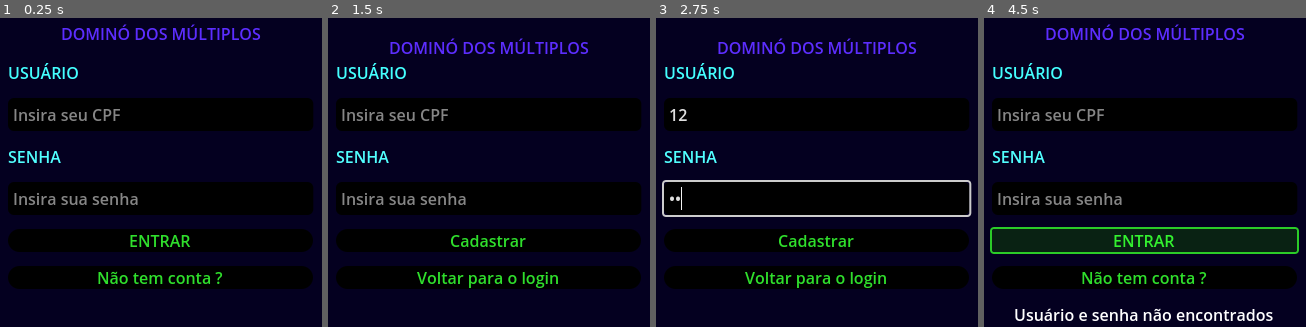
Above: before the commit, frames 1-4 (left to right).
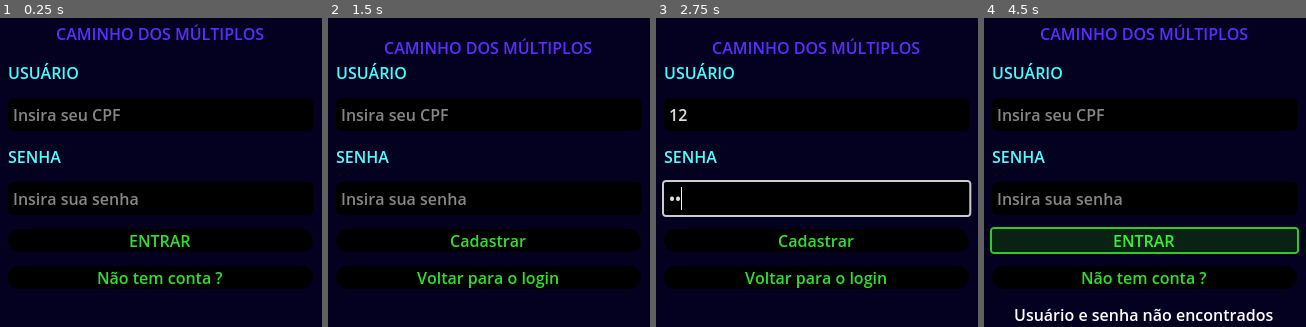
Above: after the commit, the same moments.

Repository: HEITORNERY/Jogo_Dos_M-ltiplos
Game: Godot game, scene res://scenes/login_scene.tscn
Two runs of this game, one before a commit and one after it. Both use one fixed random seed, a clock stepped at 60 frames per second and the inputs below.
Inputs (mouse positions are in pixels of both pictures, inside the frame that each line leads up to):
- Up to frame 1 (0.25 s): no input
- Up to frame 2 (1.5 s): click (489, 113) at 0.52 s; type "12" at 0.6 s; click (489, 197) at 0.75 s; type "12" at 0.83 s; click "Não tem conta ?" at 1.25 s
- Up to frame 3 (2.75 s): click (817, 113) at 2.02 s; type "12" at 2.1 s; click (817, 197) at 2.25 s; type "12" at 2.33 s
- Up to frame 4 (4.5 s): click "Cadastrar" at 2.75 s; click "Voltar para o login" at 3.5 s; click "ENTRAR" at 4.25 s

The runs differ from the first frame. In frame 1, 1.9% of the frame differs, in the area x 17-82%, y 1-8%; in frame 2, 1.9%; in frame 3, 1.9%; in frame 4, 1.9%.

Commit message:
Readme adicionado

Diff:
--- a/scenes/cadastro.tscn
+++ b/scenes/cadastro.tscn
@@ -47,7 +47,7 @@
 anchor_right = 1.0
 offset_bottom = 67.0
 grow_horizontal = 2
-text = "DOMINÓ DOS MÚLTIPLOS"
+text = "CAMINHO DOS MÚLTIPLOS"
 horizontal_alignment = 1
 vertical_alignment = 1
 autowrap_mode = 3
--- a/scenes/login_scene.tscn
+++ b/scenes/login_scene.tscn
@@ -47,7 +47,7 @@
 anchor_right = 1.0
 offset_bottom = 40.0
 grow_horizontal = 2
-text = "DOMINÓ DOS MÚLTIPLOS"
+text = "CAMINHO DOS MÚLTIPLOS"
 horizontal_alignment = 1
 vertical_alignment = 1
 autowrap_mode = 3
Not shown, added: build/index.apple-touch-icon.png.import
Not shown, added: build/index.icon.png.import
Not shown, added: build/index.png.import
Not shown, added: export_presets.cfg
Binary file added: images/caminho_aleatorio.png
Binary file added: images/login.png
Binary file added: images/mundo_2d.png
Binary file added: images/registro.png
Binary file added: images/save_data_and_time.png
Not shown, added: Video/Gravação de Tela 2024-07-18 101738.mp4
Not shown, added: build/build.zip
Not shown, added: build/index.apple-touch-icon.png
(and 9 more such lines)
